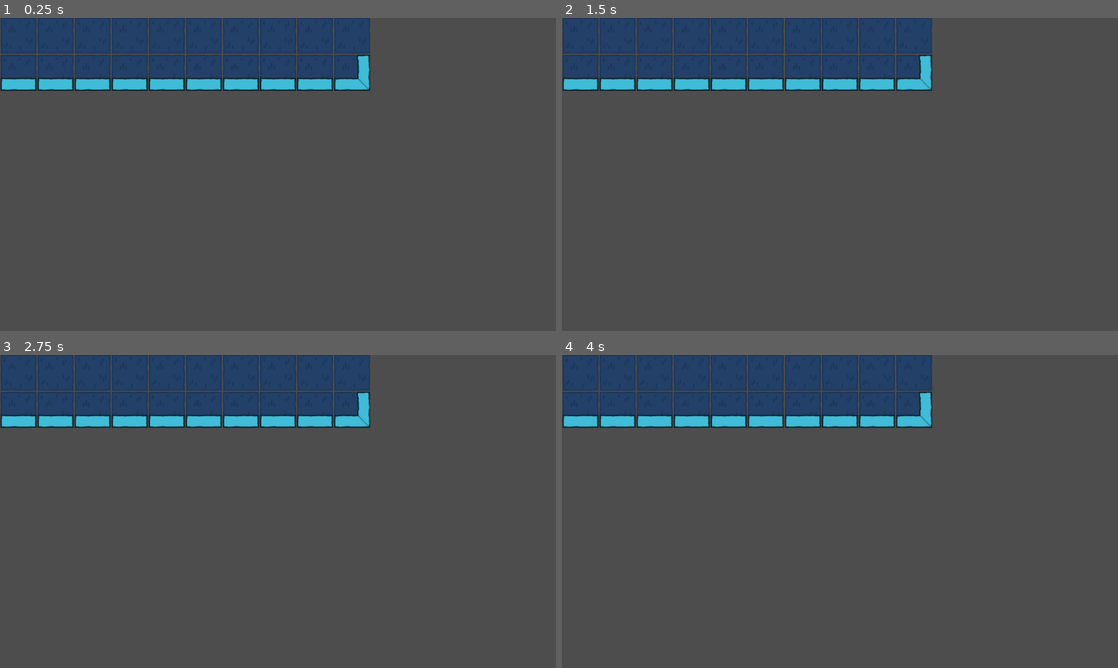
Above: before the commit, frames 1-4 (two rows, left to right).
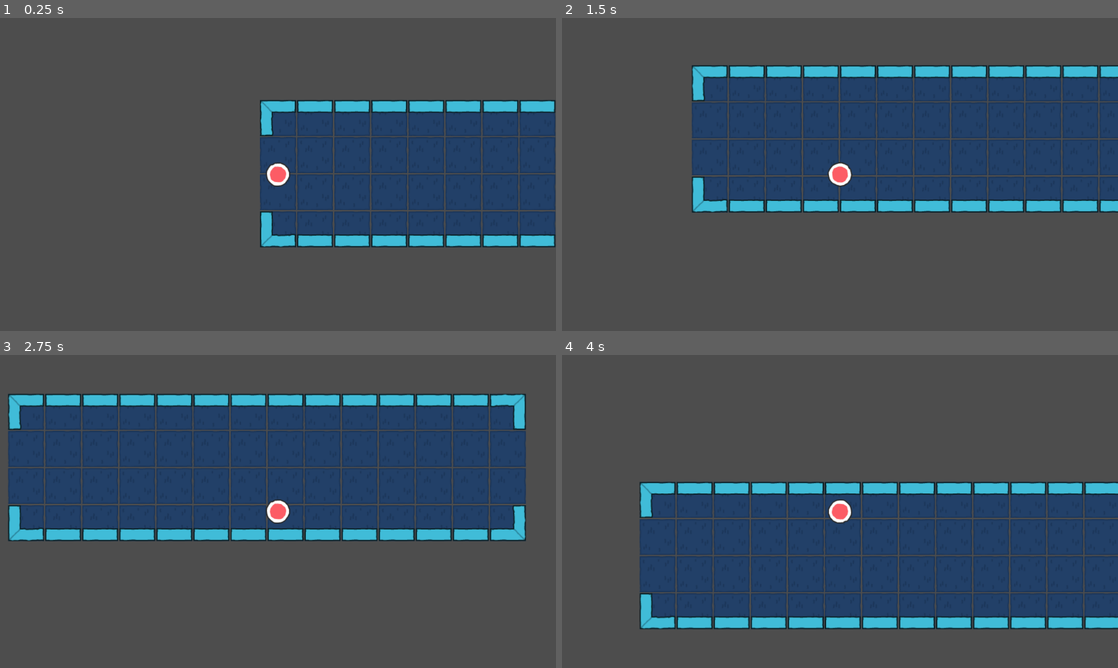
Above: after the commit, the same moments.

Repository: GnuCodingStudio/GameZam002-still-steal
Game: Godot game, scene res://scenes/levels/Level_01.tscn
The game is run twice, just before and just after one commit, with the same random seed, the same clock (stepped at 60 frames per second) and the same inputs.
Inputs (mouse positions are in pixels of both pictures, inside the frame that each line leads up to):
- Up to frame 1 (0.25 s): no input
- Up to frame 2 (1.5 s): tap Enter at 0.5 s; move the mouse to (962, 158) at 0.52 s; hold D (right) 0.53-1.28 s; hold E (activate) 0.53-1.28 s; click (962, 158) at 0.67 s; move the mouse to (728, 190) at 1.27 s; hold S (down) from 1.28 s (still down); tap E (activate) at 1.35 s
- Up to frame 3 (2.75 s): tap Space at 2 s; move the mouse to (333, 442) at 2.02 s; release S (down) at 2.03 s; hold D (right) from 2.03 s (still down); hold E (activate) from 2.03 s (still down)
- Up to frame 4 (4 s): move the mouse to (812, 574) at 2.77 s; release D (right) at 2.78 s; release E (activate) at 2.78 s; hold W (up) 2.78-3.53 s; tap E (activate) at 2.85 s; click (812, 574) at 2.92 s; move the mouse to (1006, 558) at 3.52 s; hold A (left) from 3.53 s (still down); hold E (activate) from 3.53 s (still down)

The runs differ from the first frame. In frame 1, 39% of the frame differs, in the area x 0-100%, y 0-74%; in frame 2, 45%; in frame 3, 48%; in frame 4, 53%, in the area x 0-100%, y 0-88%.
Error before the commit: Parse Error: Could not find base class "BasicLevel". (res://scenes/levels/Level_01.gd:1)

Commit message:
Add missing BasicLevel

Diff:
--- /dev/null
+++ b/scenes/levels/BasicLevel.gd
@@ -0,0 +1,22 @@
+extends Node2D
+class_name BasicLevel
+
+@export var start_point: Node2D
+@export var finish_area: Area2D
+
+func _ready():
+	var playerScene = preload("res://actors/Player.tscn")
+	var player = playerScene.instantiate()
+	player.position = start_point.position
+	add_child(player)
+
+	finish_area.body_entered.connect(_finish_entered)
+
+
+func _finish_entered(body):
+	if is_level_completed() and body is Player:
+		print("Level completed")
+
+
+func is_level_completed() -> bool:
+	return true
--- a/scenes/levels/Level_04.tscn
+++ b/scenes/levels/Level_04.tscn
@@ -6,8 +6,10 @@
 [sub_resource type="RectangleShape2D" id="RectangleShape2D_ethtd"]
 size = Vector2(20.4, 51)
 
-[node name="Level04" type="Node2D"]
+[node name="Level04" type="Node2D" node_paths=PackedStringArray("start_point", "finish_area")]
 script = ExtResource("1_f56m7")
+start_point = NodePath("StartPoint")
+finish_area = NodePath("FinishArea")
 
 [node name="Fourth" type="TileMap" parent="."]
 position = Vector2(0, -3)
